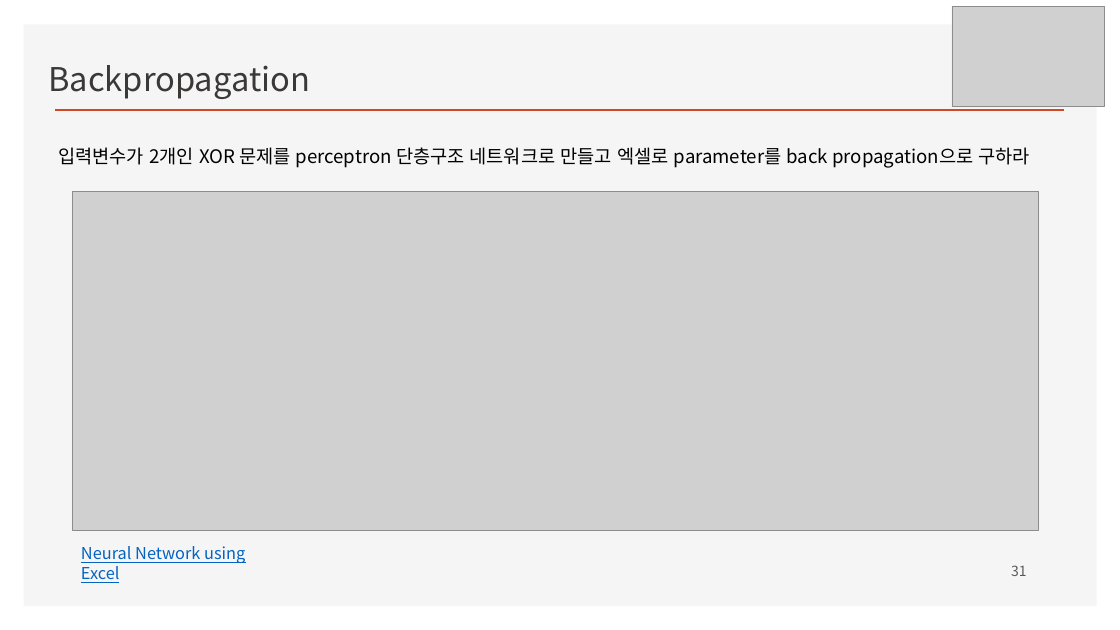
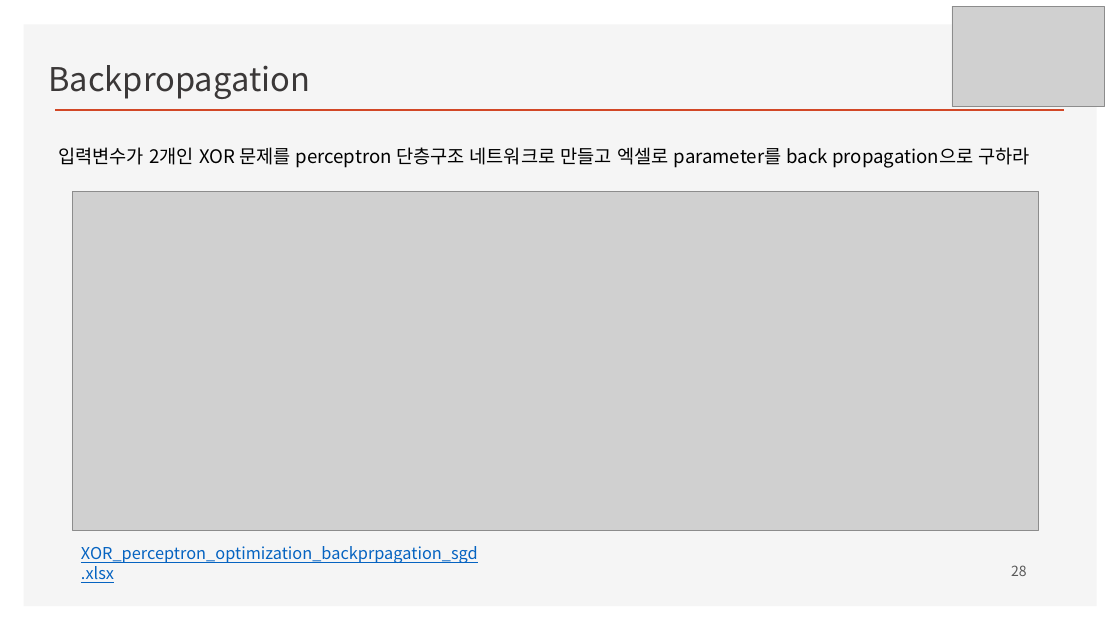
Before and after one commit to ancestor9/mathematics-for-machine-learning, a slide deck: slide 28 of w4_Perceptron_Regression.pptx (slide 31 before the commit). Drawn at 1120x630 pixels with LibreOffice and Linux fonts; fonts in the diff are those of the drawing; grey boxes stand for pictures; background and template pictures are left out. Boxes give left, top, right and bottom in pixels: in the first picture for what was removed or moved away, otherwise in the second. Text is boxed around its words. In the diff, an @@ line names an element or a change of style, - is before the commit and + after.

```diff
--- a/w4_Perceptron_Regression.pptx
+++ b/w4_Perceptron_Regression.pptx
@@ text at (81, 546, 478, 583): text changed @@
-Neural Network using Excel
+XOR_perceptron_optimization_backprpagation_sgd.xlsx
@@ page number at (1011, 565, 1027, 576): text changed @@
-31
+28
```
Also in this commit, not shown: 13 other slides changed, 2 slides added, 22 slides removed.
